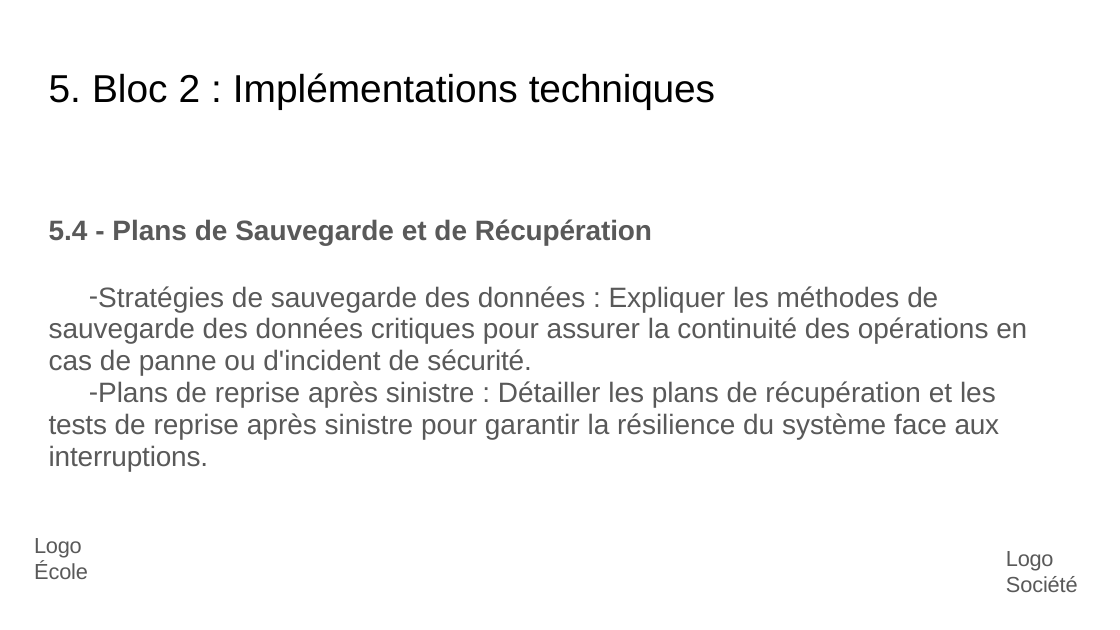
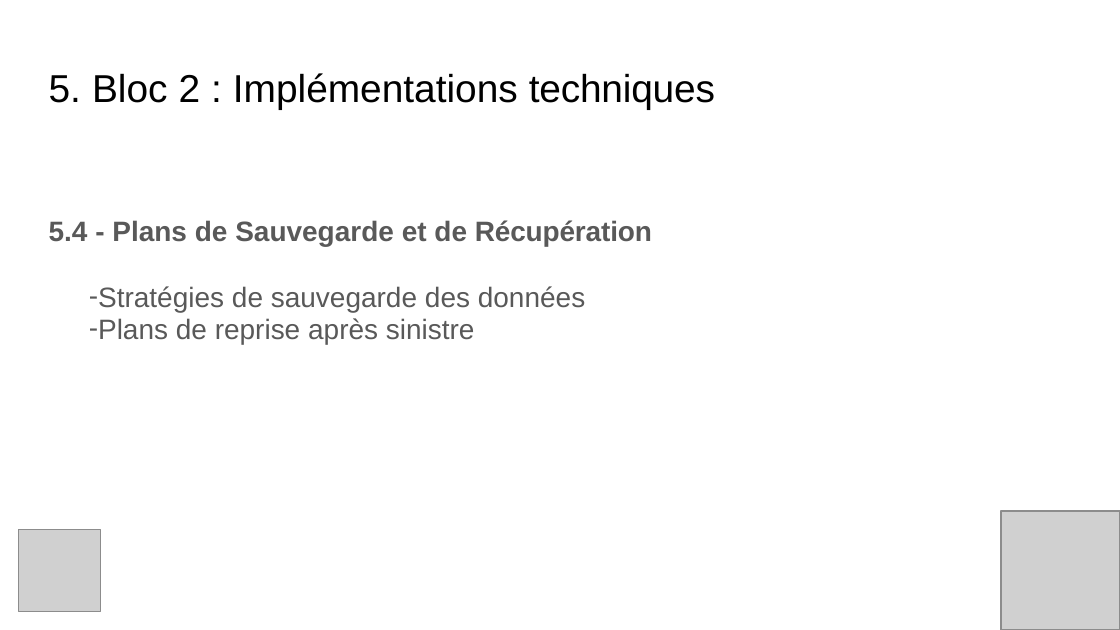
Before and after one commit to TheGeogeo/m2_ia_perso, a slide deck: slide 17 of A rendre/Georges_Coudrier_exam_slides.pptx. Drawn at 1120x630 pixels with LibreOffice and Linux fonts; fonts in the diff are those of the drawing; grey boxes stand for pictures. Boxes give left, top, right and bottom in pixels: in the first picture for what was removed or moved away, otherwise in the second. Text is boxed around its words. In the diff, an @@ line names an element or a change of style, - is before the commit and + after.

```diff
--- a/A rendre/Georges_Coudrier_exam_slides.pptx
+++ b/A rendre/Georges_Coudrier_exam_slides.pptx
@@ text at [89, 286, 585, 344]: text changed @@
-– Stratégies de sauvegarde des données : Expliquer les méthodes de sauvegarde des données critiques pour assurer la continuité des opérations en cas de panne ou d'incident de sécurité.
-– Plans de reprise après sinistre : Détailler les plans de récupération et les tests de reprise après sinistre pour garantir la résilience du système face aux interruptions.
+– Stratégies de sauvegarde des données
+– Plans de reprise après sinistre
@@ picture added at [19, 530, 101, 612] @@
@@ text removed at [34, 538, 88, 579] @@
-Logo École
@@ picture added at [1001, 511, 1120, 629] @@
@@ text removed at [1006, 551, 1078, 592] @@
-Logo Société
```
Also in this commit, not shown: 10 other slides changed.
